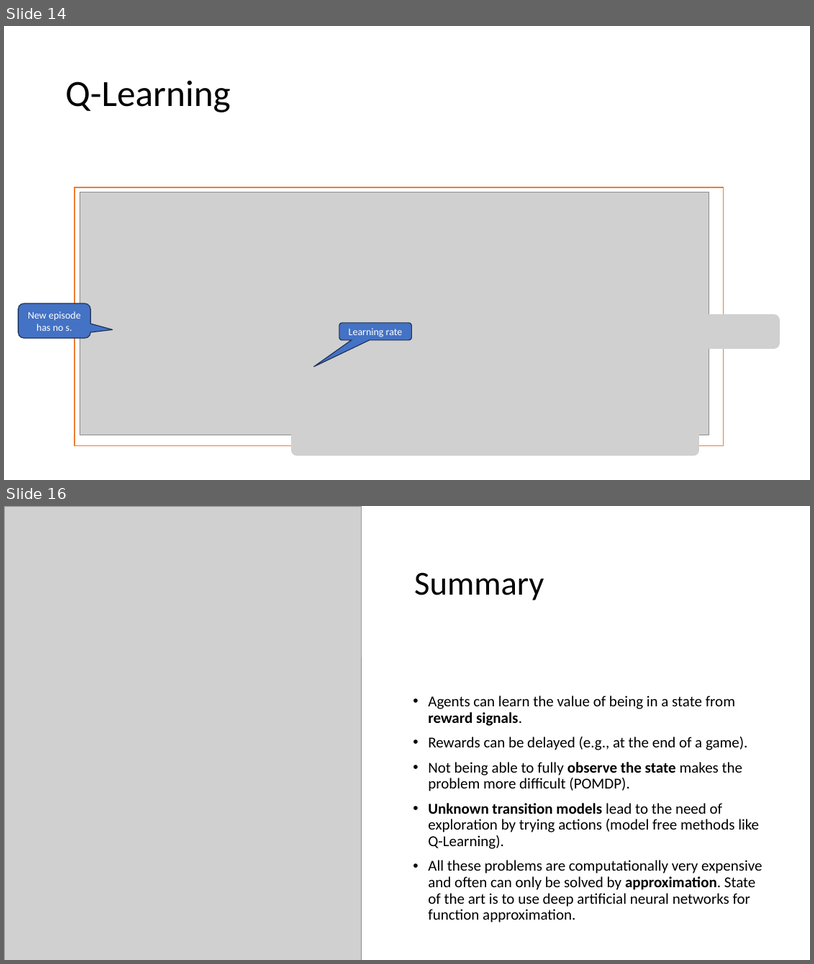
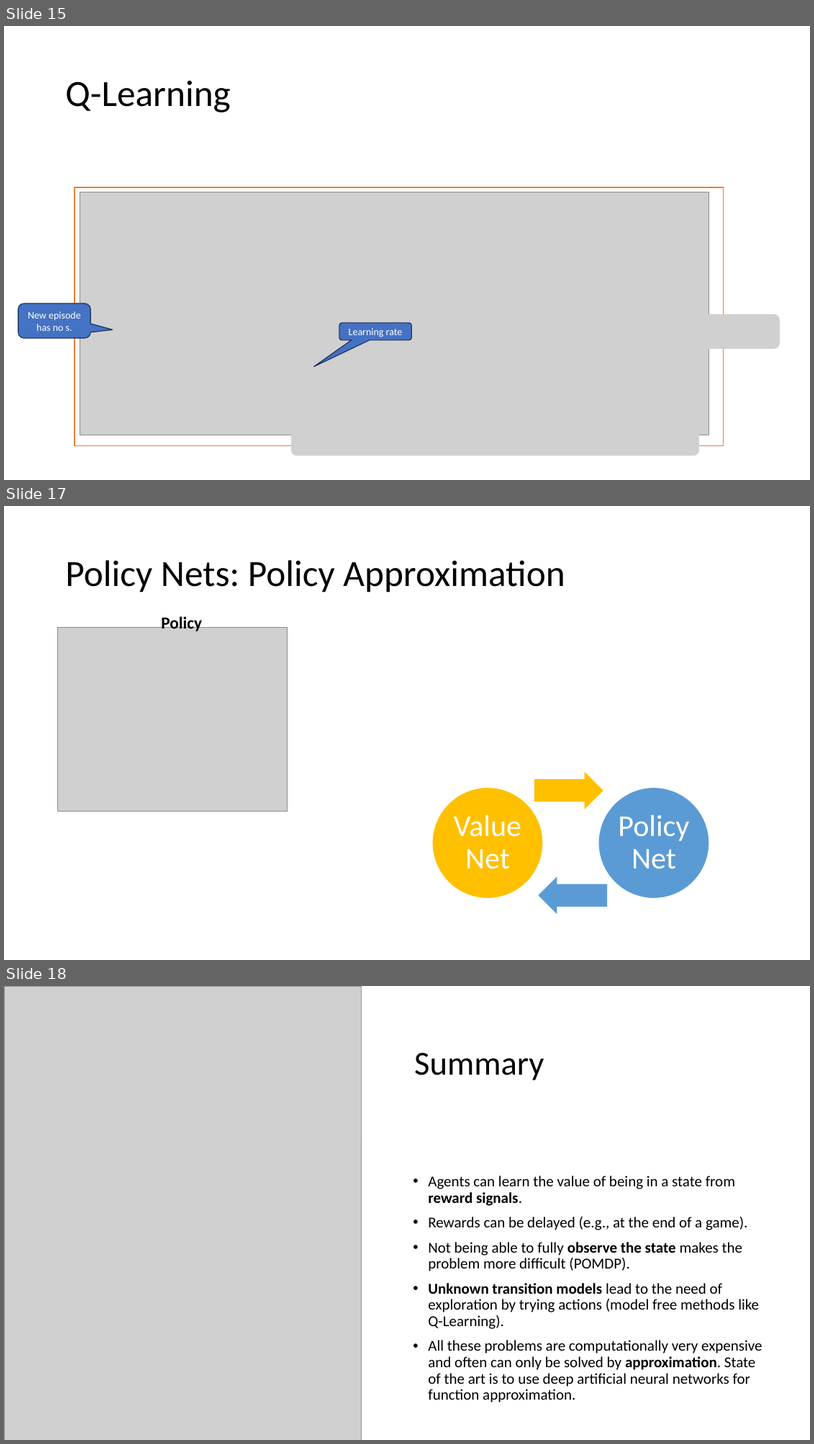
Before and after one commit to mhahsler/CS7320-AI, a slide deck: slides/22_Reinforcement_Learning.pptx. Shown one above the other, each under a label of ours: slides 14 and 16 before the commit, slides 15, 17 and 18 after it; the slides between them are not shown. The pictures are 814x964 and 814x1444 pixels, drawn with LibreOffice and Linux fonts; fonts in the diff are those of the drawing; grey boxes stand for pictures. Boxes give left, top, right and bottom in pixels: in the first picture for what was removed or moved away, otherwise in the second. Text is boxed around its words. In the diff, an @@ line names an element or a change of style, - is before the commit and + after.

Commit message:
added policy nets and figures.

```diff
--- a/slides/22_Reinforcement_Learning.pptx
+++ b/slides/22_Reinforcement_Learning.pptx
@@ slide 17 added at <box>4,506,810,960</box>, background #FFFFFF @@
@@ title added at <box>65,560,565,592</box>, 44 pt, text #000000 @@
+Policy Nets: Policy Approximation
@@ picture added at <box>57,627,287,811</box> @@
@@ text added at <box>161,615,202,631</box>, 20 pt, text #000000, bold @@
+Policy
@@ group added at <box>432,772,710,914</box>: 2 ellipses, 2 texts, 2 right arrows @@
+Value Net
+Policy Net
@@ what was slide 14 is now slide 15 @@
@@ what was slide 16 is now slide 18 @@
```
Also in this commit, not shown: 8 slides changed, 1 other slide added, 1 other file.
